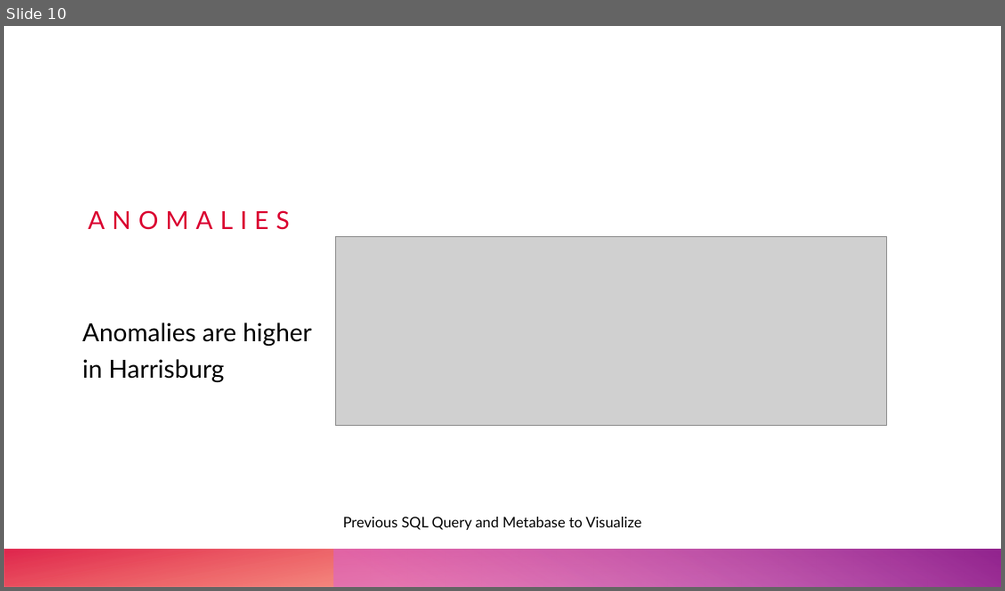
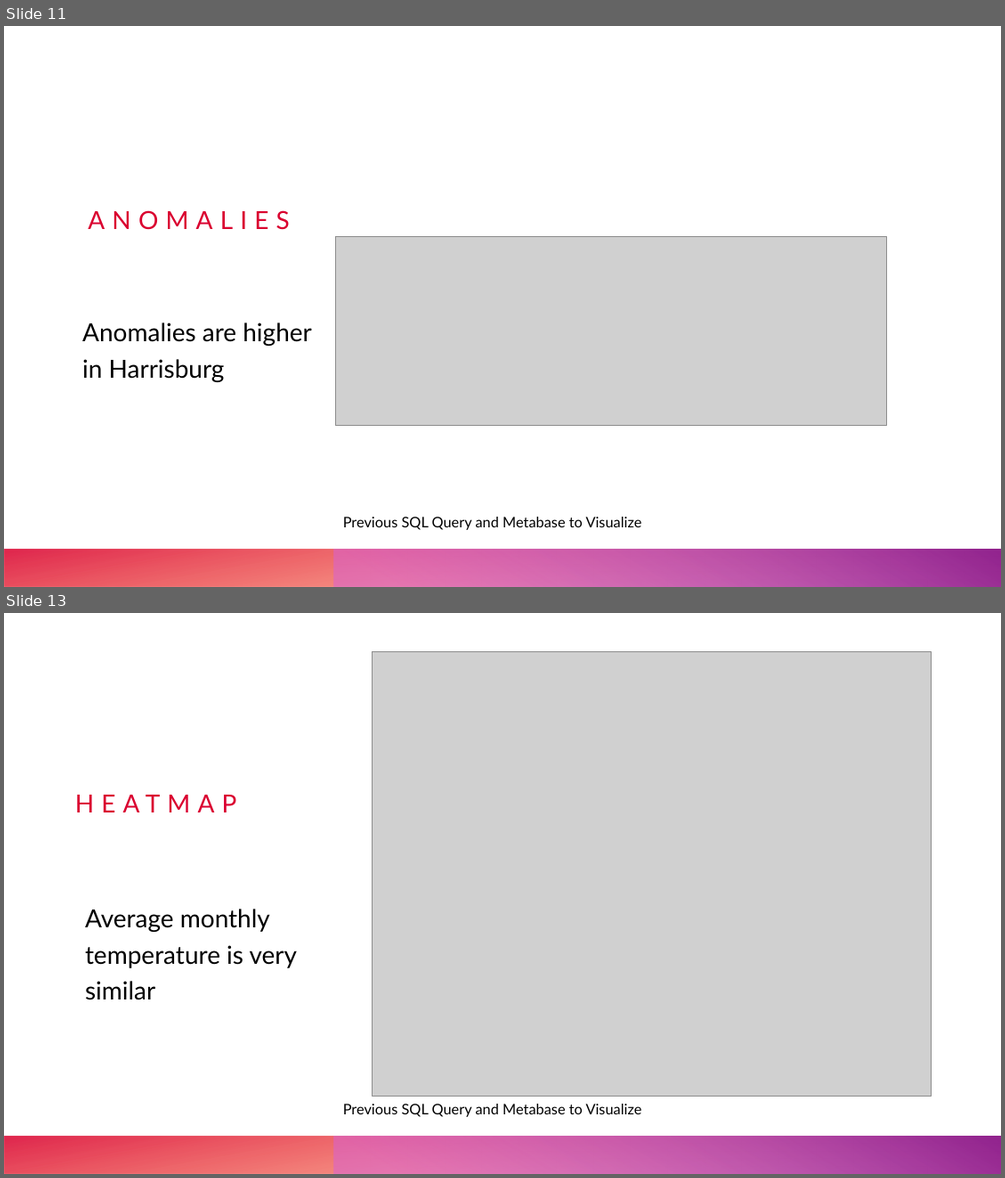
Before and after one commit to diazj2etown-sudo/UrbanHeatIslands, a slide deck: Final Capstone Presentation.pptx. Shown one above the other, each under a label of ours: slide 10 before the commit, slides 11 and 13 after it; the slides between them are not shown. The pictures are 1005x591 and 1005x1178 pixels, drawn with LibreOffice and Linux fonts; fonts in the diff are those of the drawing; grey boxes stand for pictures. Boxes give left, top, right and bottom in pixels: in the first picture for what was removed or moved away, otherwise in the second. Text is boxed around its words. In the diff, an @@ line names an element or a change of style, - is before the commit and + after.

```diff
--- a/Final Capstone Presentation.pptx
+++ b/Final Capstone Presentation.pptx
@@ slide 13 added at (x1=4, y1=613, x2=1001, y2=1174), background #FFFFFF; not listed: 2 template elements that a slide beside it also shows @@
@@ picture added at (x1=372, y1=652, x2=931, y2=1095) @@
@@ title added at (x1=75, y1=753, x2=334, y2=853), 24 pt, text #DA002F @@
+HEATMAP
@@ text added at (x1=85, y1=908, x2=297, y2=1000), 24 pt, text #000000 @@
+Average monthly temperature is very similar
@@ text added at (x1=343, y1=1103, x2=642, y2=1117), 14 pt, text #000000 @@
+Previous SQL Query and Metabase to Visualize
@@ what was slide 10 is now slide 11 @@
```
Also in this commit, not shown: 10 slides changed, 2 other slides added, 2 slides removed.
